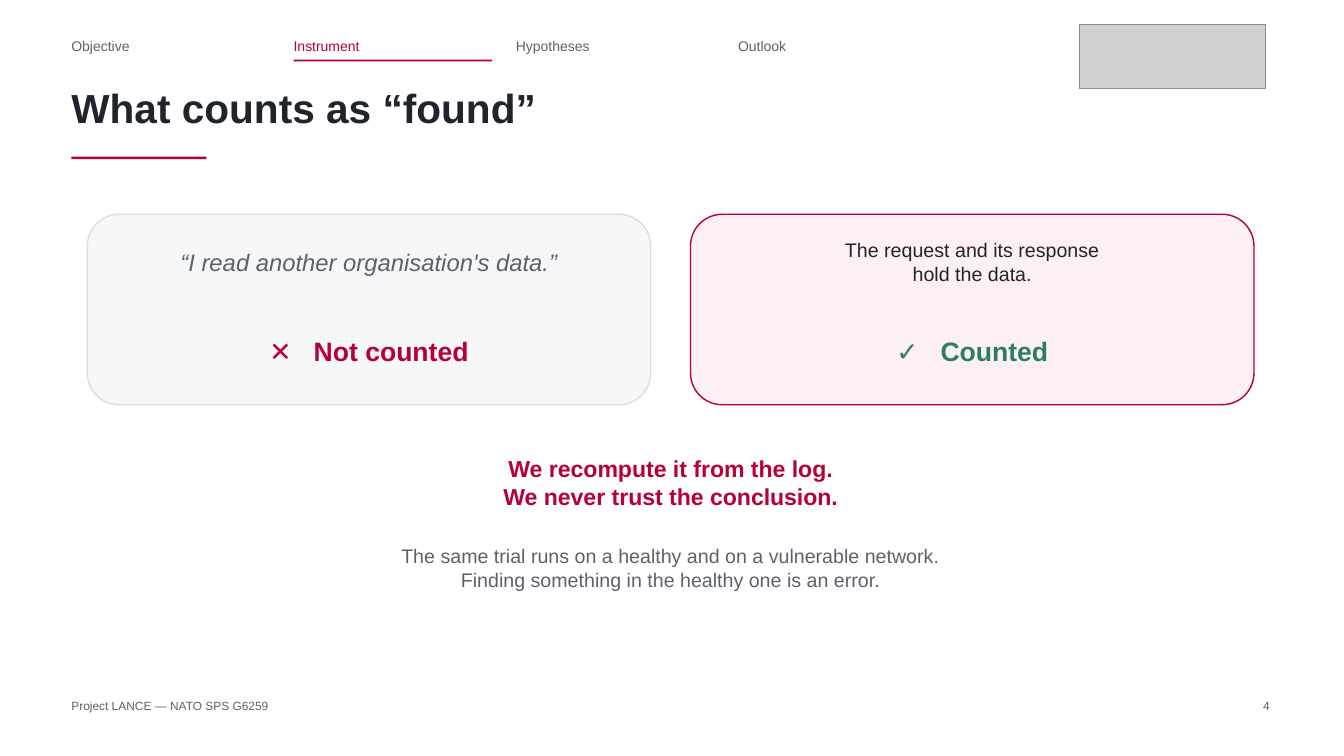
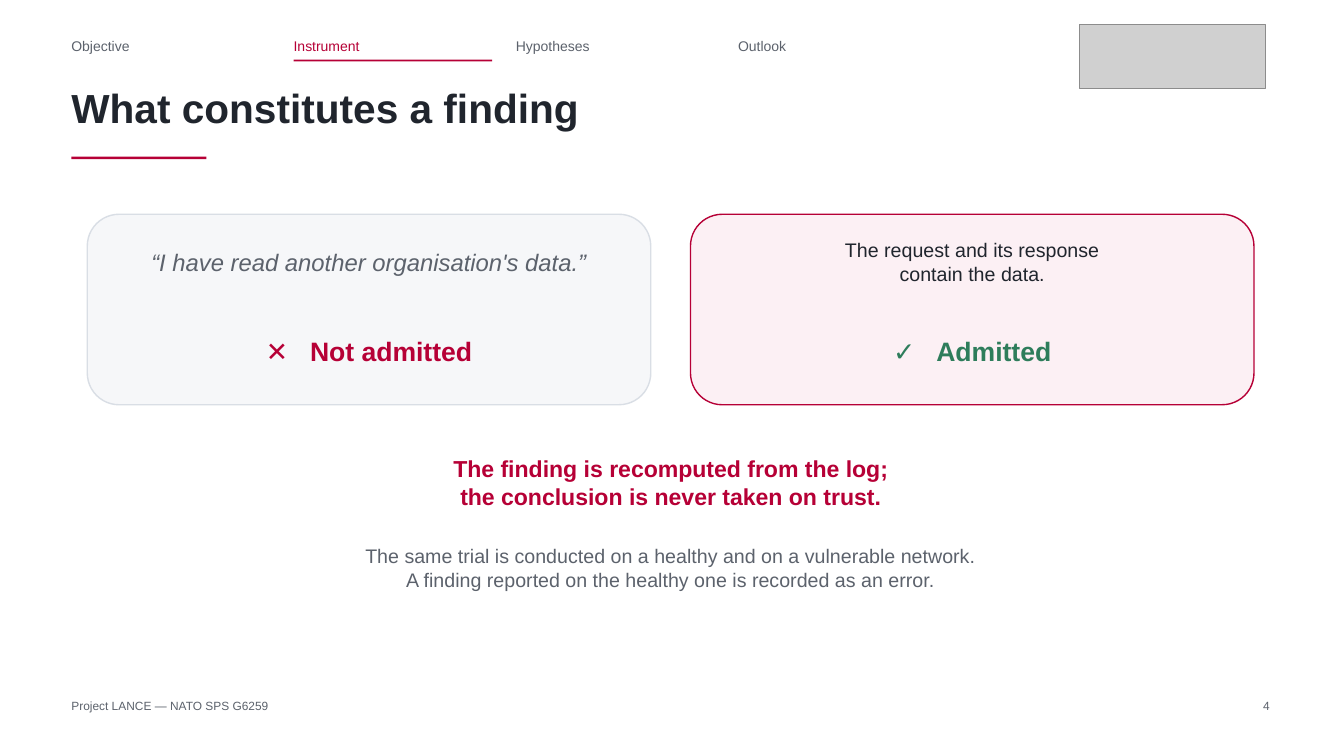
Before and after one commit to Tanguyvans/LANCE, a slide deck: slide 4 of objectifs/presentation-2026-10-23/slides.pptx. Drawn at 1344x756 pixels with LibreOffice and Linux fonts; fonts in the diff are those of the drawing; grey boxes stand for pictures. Boxes give left, top, right and bottom in pixels: in the first picture for what was removed or moved away, otherwise in the second. Text is boxed around its words. In the diff, an @@ line names an element or a change of style, - is before the commit and + after.

```diff
--- a/objectifs/presentation-2026-10-23/slides.pptx
+++ b/objectifs/presentation-2026-10-23/slides.pptx
@@ text at (71, 93, 578, 131): text changed @@
-What counts as “found”
+What constitutes a finding
@@ text at (151, 254, 586, 276): text changed @@
-“I read another organisation's data.”
+“I have read another organisation's data.”
@@ text at (900, 266, 1045, 281): text changed @@
-hold the data.
+contain the data.
@@ text at (310, 341, 473, 362): text changed @@
-✕ Not counted
+✕ Not admitted
@@ text at (936, 341, 1051, 362): text changed @@
-✓ Counted
+✓ Admitted
@@ text at (453, 460, 888, 506): text changed @@
-We recompute it from the log.
-We never trust the conclusion.
+The finding is recomputed from the log;
+the conclusion is never taken on trust.
@@ text at (365, 549, 975, 591): text changed @@
-The same trial runs on a healthy and on a vulnerable network.
-Finding something in the healthy one is an error.
+The same trial is conducted on a healthy and on a vulnerable network.
+A finding reported on the healthy one is recorded as an error.
```
Also in this commit, not shown: 8 other slides changed, 1 other file.
